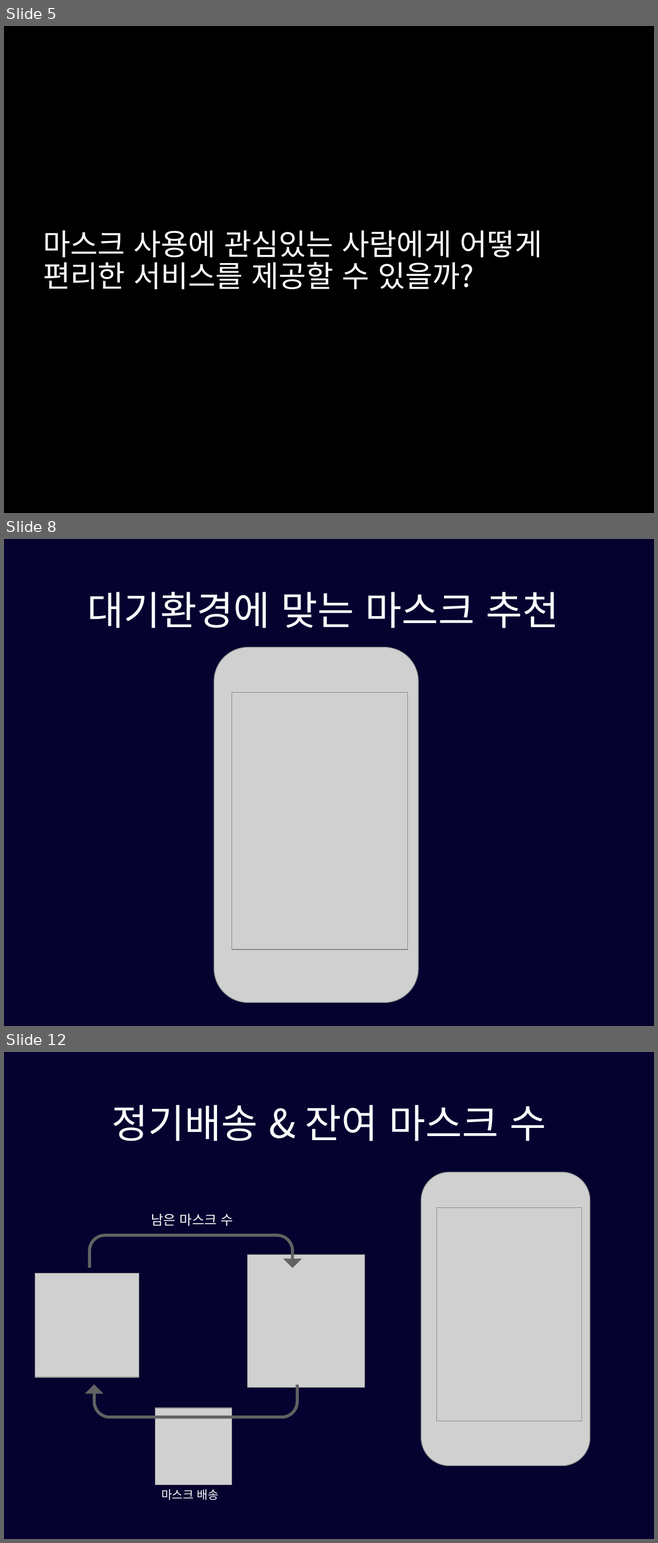
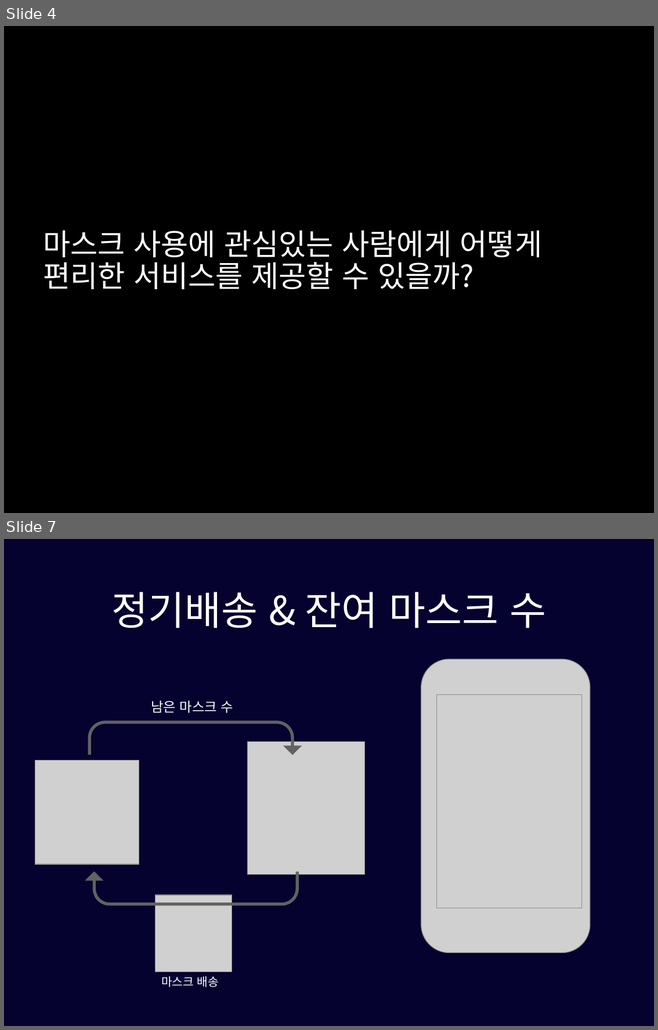
Before and after one commit to pasongsj/ideatone, a slide deck: ideatoneppt.pptx. Shown one above the other, each under a label of ours: slides 5, 8 and 12 before the commit, slides 4 and 7 after it; the slides between them are not shown. The pictures are 658x1543 and 658x1030 pixels, drawn with LibreOffice and Linux fonts; fonts in the diff are those of the drawing; grey boxes stand for pictures. Boxes give left, top, right and bottom in pixels: in the first picture for what was removed or moved away, otherwise in the second. Text is boxed around its words. In the diff, an @@ line names an element or a change of style, - is before the commit and + after.

```diff
--- a/ideatoneppt.pptx
+++ b/ideatoneppt.pptx
@@ slide 8 removed at [4, 539, 654, 1026], background #05022F @@
@@ title removed at [87, 592, 559, 628] @@
-대기환경에 맞는 마스크 추천
@@ picture removed at [214, 647, 418, 1003] @@
@@ picture removed at [231, 692, 408, 950] @@
@@ what was slide 5 is now slide 4 @@
@@ what was slide 12 is now slide 7 @@
```
Also in this commit, not shown: 4 slides changed, 7 other slides removed.
